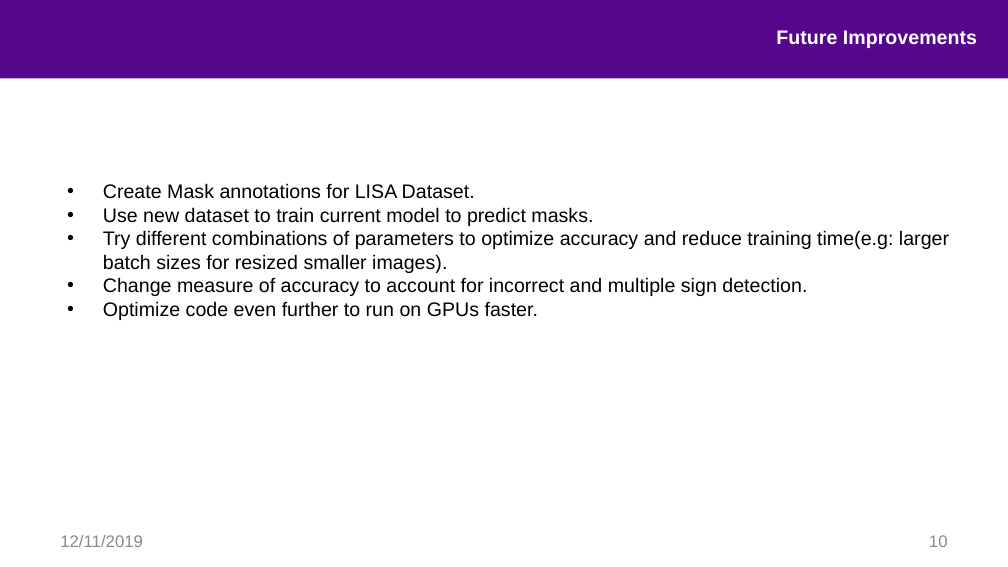
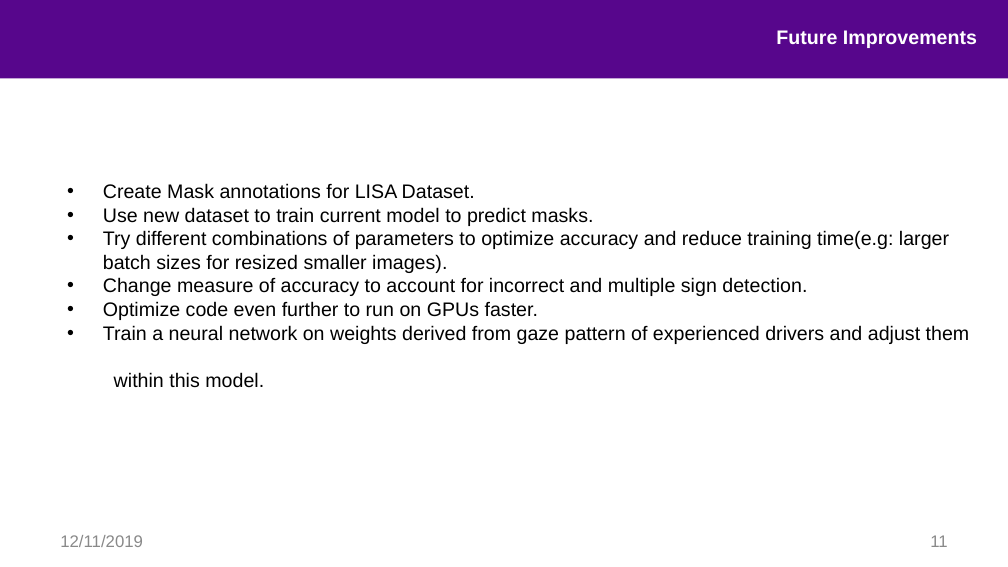
Before and after one commit to Saahil-96/Segmentation, a slide deck: slide 11 of TrafficSignDetection.ppt (slide 10 before the commit). Drawn at 1008x567 pixels with LibreOffice and Linux fonts; fonts in the diff are those of the drawing; background and template pictures are left out. Boxes give left, top, right and bottom in pixels: in the first picture for what was removed or moved away, otherwise in the second. Text is boxed around its words. In the diff, an @@ line names an element or a change of style, - is before the commit and + after.

```diff
--- a/TrafficSignDetection.ppt
+++ b/TrafficSignDetection.ppt
@@ text at box(103, 325, 970, 388): paragraph added @@
+• Train a neural network on weights derived from gaze pattern of experienced drivers and adjust them
+  within this model.
@@ page number at box(930, 535, 947, 547): text changed @@
-10
+11
```
Also in this commit, not shown: 5 other slides changed, 3 slides added.
